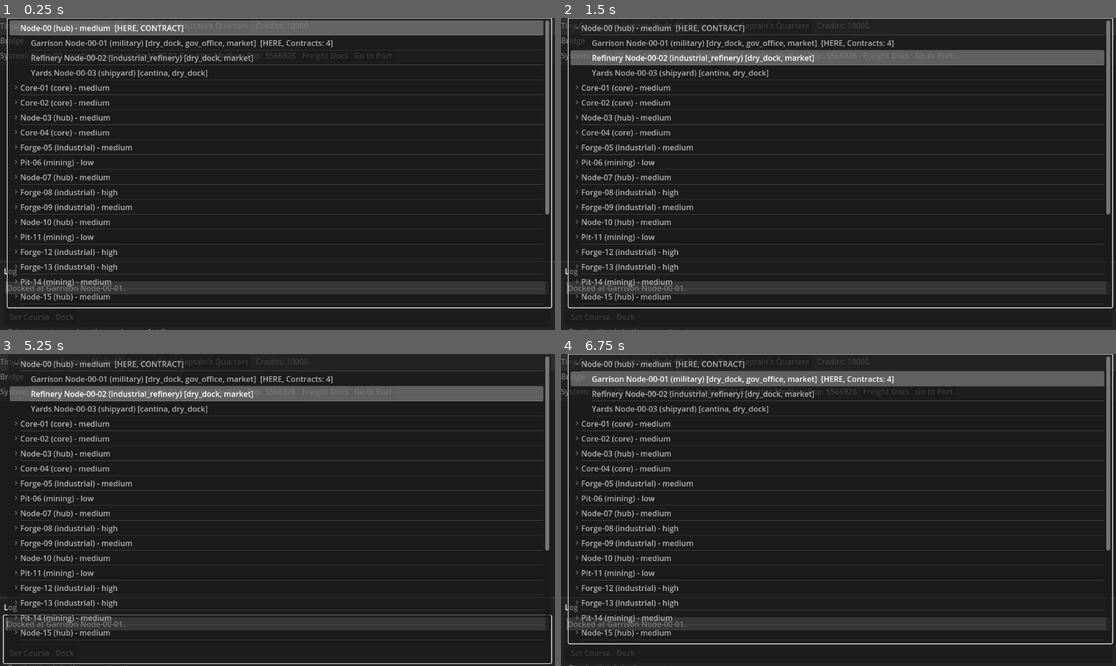
Above: before the commit, frames 1-4 (two rows, left to right).
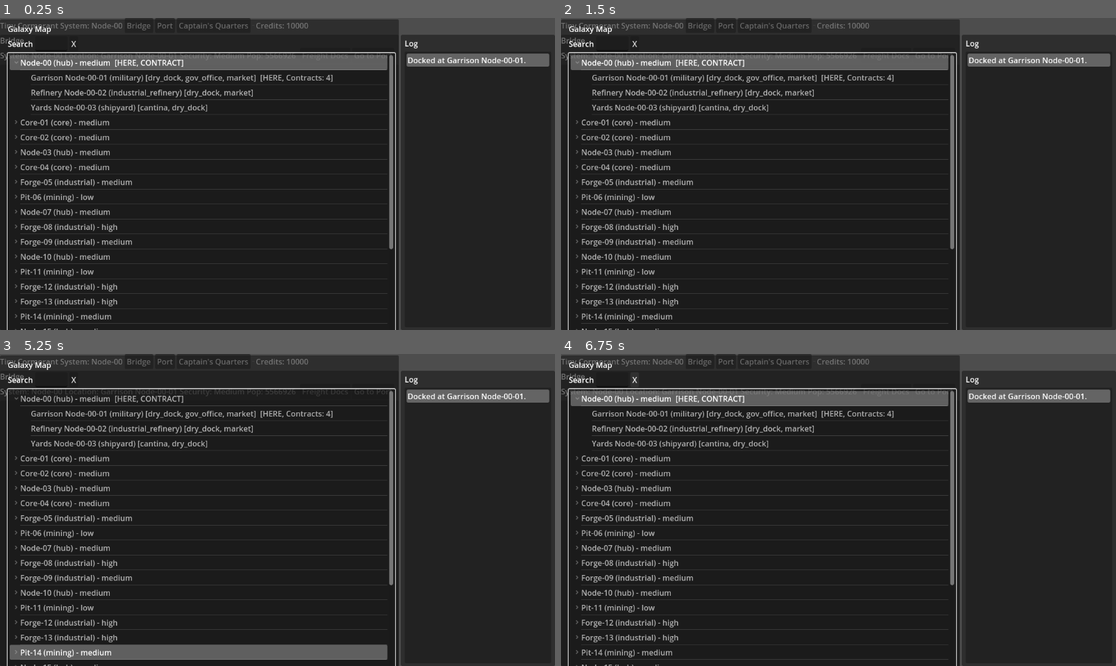
Above: after the commit, the same moments.

Repository: DKyd/Tiny-Cormorant
Game: Godot game, scene res://scenes/MainGame.tscn
Same seed, same stepped clock (60 frames per second), same inputs: the game is played once before the commit and once after it.
Inputs (mouse positions are in pixels of both pictures, inside the frame that each line leads up to):
- Up to frame 1 (0.25 s): no input
- Up to frame 2 (1.5 s): click "Go to Port" at 0.5 s; click "Go to Port" at 1.25 s
- Up to frame 3 (5.25 s): click "Bridge" at 2 s; click "Port" at 2.75 s; click "Captain's Quarters" at 3.5 s; click "Freight Docs" at 4.25 s; click (27, 653) at 5 s, where only the run before the commit has a clickable "Set Course"
- Up to frame 4 (6.75 s): click (627, 653) at 5.75 s, where only the run before the commit has a clickable "Dock"; click (633, 378) at 6.5 s, where only the run after the commit has a clickable "X"

The runs differ from the first frame. In frame 1, 21% of the frame differs, in the area x 0-100%, y 0-100%; in frame 2, 19%; in frame 3, 23%; in frame 4, 24%.

Commit message:
dev through issue 0032

Diff:
--- a/scenes/MainGame.tscn
+++ b/scenes/MainGame.tscn
@@ -51,11 +51,17 @@
 layout_mode = 2
 text = "Credits: 0"
 
-[node name="MainPanel" type="PanelContainer" parent="VBoxContainer"]
+[node name="ContentRow" type="HBoxContainer" parent="VBoxContainer"]
 layout_mode = 2
 size_flags_vertical = 3
 
-[node name="MainViewContainer" type="Control" parent="VBoxContainer/MainPanel"]
+[node name="MainPanel" type="PanelContainer" parent="VBoxContainer/ContentRow"]
+layout_mode = 2
+size_flags_horizontal = 3
+size_flags_vertical = 3
+
+[node name="MainViewContainer" type="Control" parent="VBoxContainer/ContentRow/MainPanel"]
 layout_mode = 2
 
-[node name="LogPanel" parent="VBoxContainer" instance=ExtResource("2_y2x6s")]
+[node name="LogPanel" parent="VBoxContainer/ContentRow" instance=ExtResource("2_y2x6s")]
+size_flags_vertical = 3
--- a/scenes/ui/LogPanel.tscn
+++ b/scenes/ui/LogPanel.tscn
@@ -3,7 +3,7 @@
 [ext_resource type="Script" path="res://scripts/ui/LogPanel.gd" id="1_0x0qf"]
 
 [node name="LogPanel" type="PanelContainer"]
-custom_minimum_size = Vector2(0, 140)
+custom_minimum_size = Vector2(320, 140)
 layout_mode = 2
 script = ExtResource("1_0x0qf")
 
--- a/scripts/MainGame.gd
+++ b/scripts/MainGame.gd
@@ -9,8 +9,8 @@
 @onready var quarters_button: Button = $VBoxContainer/TopBar/QuartersButton
 @onready var money_label: Label = $VBoxContainer/TopBar/MoneyLabel
 
-@onready var main_panel: PanelContainer = $VBoxContainer/MainPanel
-@onready var main_view_container: Control = $VBoxContainer/MainPanel/MainViewContainer
+@onready var main_panel: PanelContainer = $VBoxContainer/ContentRow/MainPanel
+@onready var main_view_container: Control = $VBoxContainer/ContentRow/MainPanel/MainViewContainer
 
 # We’ll track what scene is currently loaded (optional, for debugging)
 var current_view_path: String = ""
Not shown, changed: codex/runs/ACTIVE_RUN.txt
Not shown, added: codex/runs/issue-0032-feature-persistent-log-panel/job.md
Not shown, added: codex/runs/issue-0032-feature-persistent-log-panel/results.md
